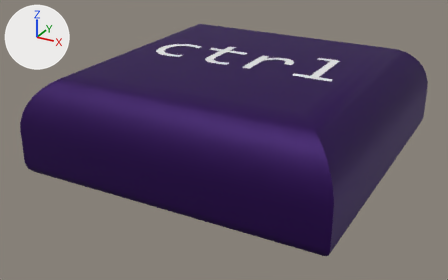
The glTF model public/ctrl-key.glb: old version first, new version second.
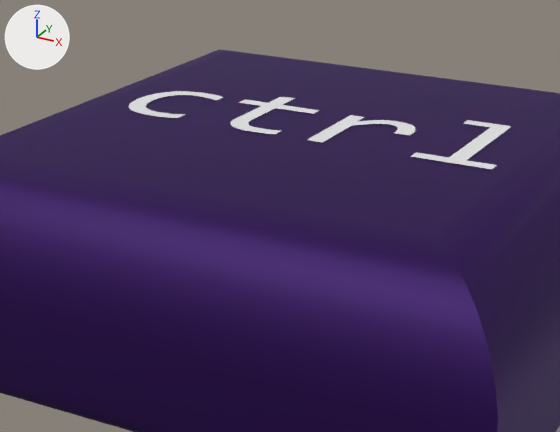
Old and new are each drawn whole from a camera (50 mm lens) standing at (1.175, -2.372, 1.635) and looking at (-0.049, -0.146, 0.522) and again close up on the part from 21% to 81% of the width and 0% to 74% of the height. Lighting does not change. The marker at upper left points along +X, +Y and +Z. The first two pictures are the older version. Vertices at exactly the same position are counted once.

Names of what the first close-up shows: 'Cube', 'Text'.
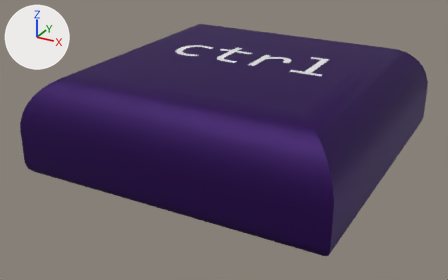
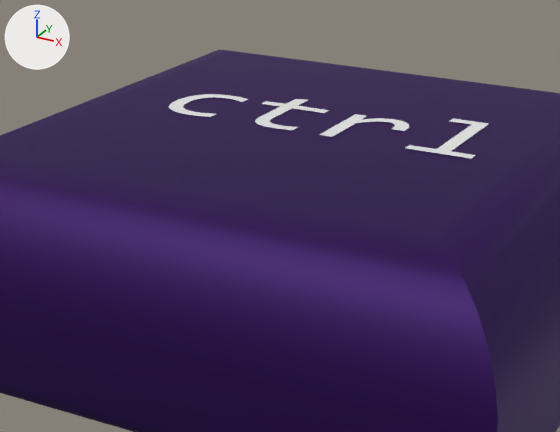
Boxes [x1, y1, x2, y2] around the edits, measured in the close-ups (560 x 432 px):
```json
{"object": "Text", "change": "rescaled", "before": [129, 91, 512, 169], "after": [169, 94, 489, 159], "on screen": "16% narrower, 16% shorter"}
```

Edits to the scene script, one JSON object a line:
```json
{"block": "me_text_001", "where": "# used by ob_text; location = (-0.458, -0.162, 0.876)"}
{"op": "remove", "block": "me_text_001", "code": "me_text_001.from_pydata(...)  # 486 vertices, 478 faces; spans x 0.032..0.89, y -0.003..0.289, z 0.0"}
{"op": "add", "block": "me_text_001", "code": "me_text_001.from_pydata(...)  # 486 vertices, 478 faces; spans x 0.027..0.746, y -0.002..0.242, z 0.0"}
{"block": "me_text_001", "change": "me_text_001 part 1: the whole mesh is scaled about the mesh origin by (0.838, 0.838, 1)"}
{"op": "set", "path": "ob_text.location", "old": "(-0.458, -0.162, 0.876)", "new": "(-0.371, -0.119, 0.876)"}
```
